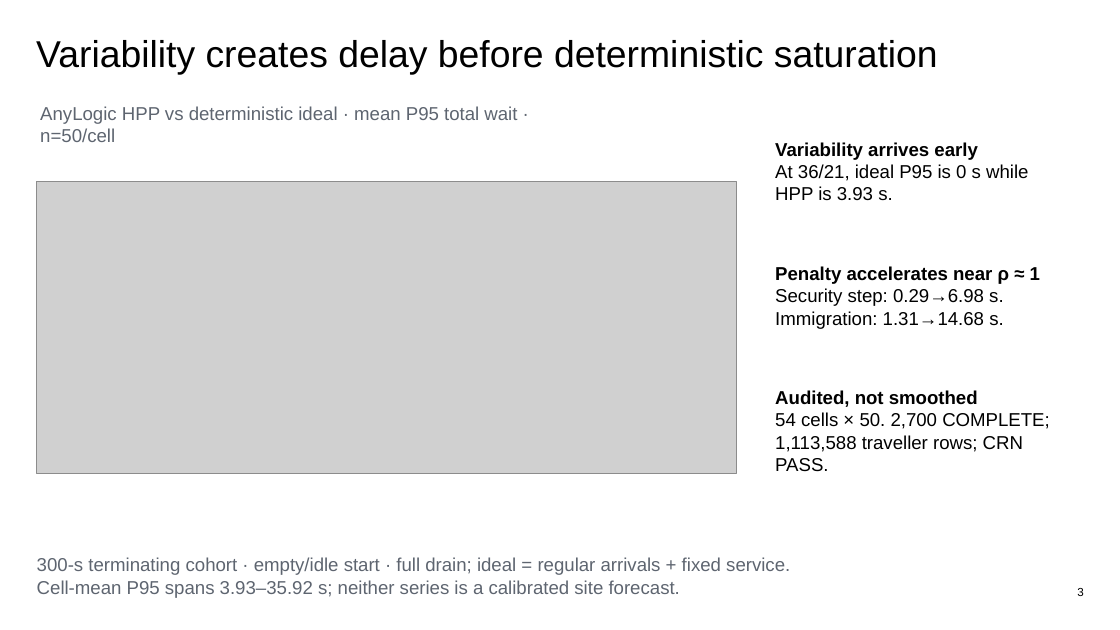
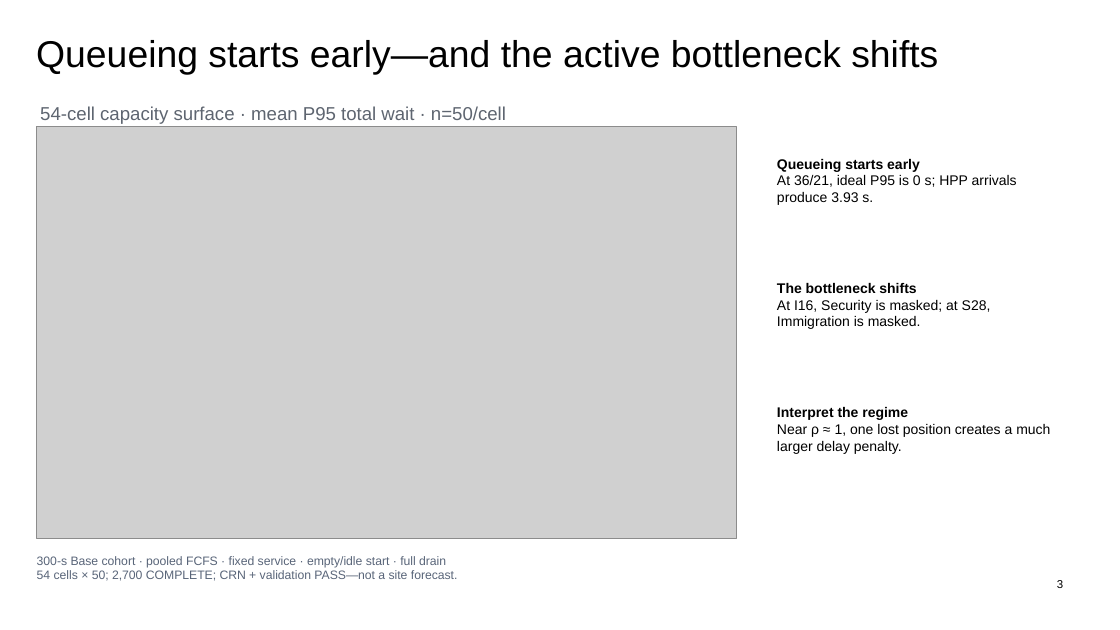
Before and after one commit to wangyu211/htx-checkpoint-simulation, a slide deck: slide 3 of slides/HTX_Task4_Operational_Insights.pptx. Drawn at 1120x630 pixels with LibreOffice and Linux fonts; fonts in the diff are those of the drawing; grey boxes stand for pictures. Boxes give left, top, right and bottom in pixels: in the first picture for what was removed or moved away, otherwise in the second. Text is boxed around its words. In the diff, an @@ line names an element or a change of style, - is before the commit and + after.

```diff
--- a/slides/HTX_Task4_Operational_Insights.pptx
+++ b/slides/HTX_Task4_Operational_Insights.pptx
@@ text at (36,40,938,74): text changed @@
-Variability creates delay before deterministic saturation
+Queueing starts early—and the active bottleneck shifts
@@ text at (40,106,506,124): text changed @@
-AnyLogic HPP vs deterministic ideal · mean P95 total wait · n=50/cell
+54-cell capacity surface · mean P95 total wait · n=50/cell
@@ picture: place and size @@
-picture at (37,181,737,473)
+picture at (37,127,737,539)
@@ text at (777,159,1017,205): text changed; size 16 to 12 pt @@
-Variability arrives early
-At 36/21, ideal P95 is 0 s while HPP is 3.93 s.
+Queueing starts early
+At 36/21, ideal P95 is 0 s; HPP arrivals produce 3.93 s.
@@ text at (777,283,991,329): text changed; size 16 to 12 pt @@
-Penalty accelerates near ρ ≈ 1
-Security step: 0.29→6.98 s. Immigration: 1.31→14.68 s.
+The bottleneck shifts
+At I16, Security is masked; at S28, Immigration is masked.
@@ vertical alignment top to middle in 3 elements at (777,159,1017,205), (777,283,991,329), (777,407,1050,454) @@
@@ text at (777,407,1050,454): text changed; size 16 to 12 pt @@
-Audited, not smoothed
-54 cells × 50. 2,700 COMPLETE; 1,113,588 traveller rows; CRN PASS.
+Interpret the regime
+Near ρ ≈ 1, one lost position creates a much larger delay penalty.
@@ text at (37,556,458,581): text changed; size 16 to 10.5 pt; text colour #5E6570 to #596579 @@
-300-s terminating cohort · empty/idle start · full drain; ideal = regular arrivals + fixed service.
-Cell-mean P95 spans 3.93–35.92 s; neither series is a calibrated site forecast.
+300-s Base cohort · pooled FCFS · fixed service · empty/idle start · full drain
+54 cells × 50; 2,700 COMPLETE; CRN + validation PASS—not a site forecast.
@@ text "3" at (1057,580,1063,588): size 10 to 9.8 pt; alignment right to centre; vertical alignment bottom to top @@
```
Also in this commit, not shown: 3 other slides changed, 1 slide added, 1 slide removed, 6 other files.
